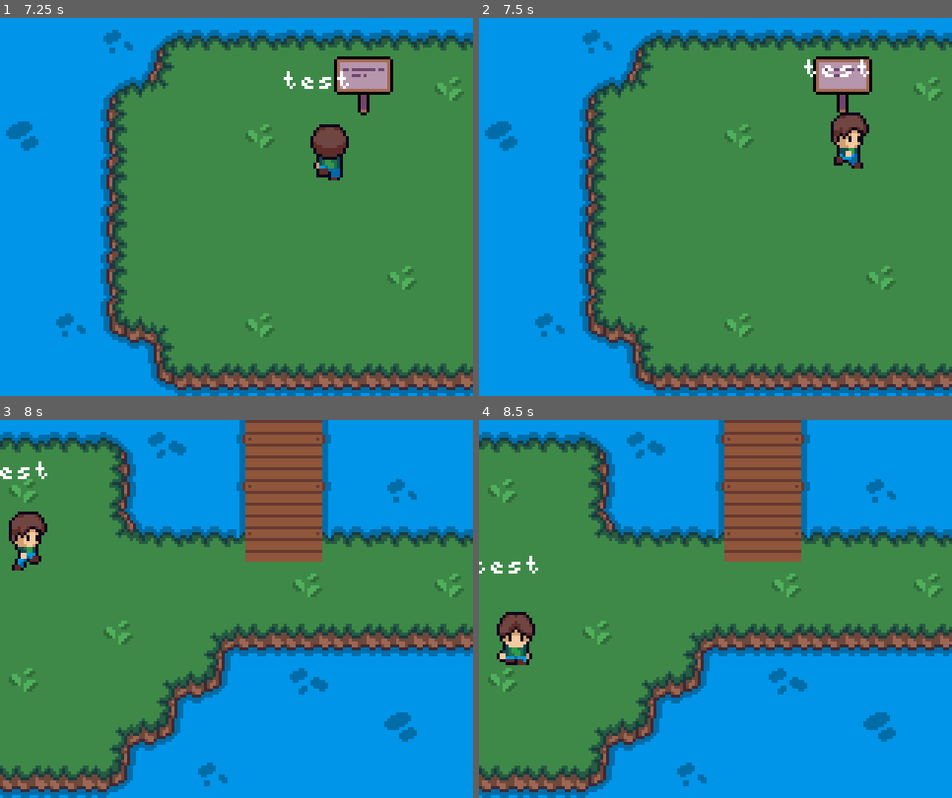
Above: before the commit, frames 1-4 (two rows, left to right).
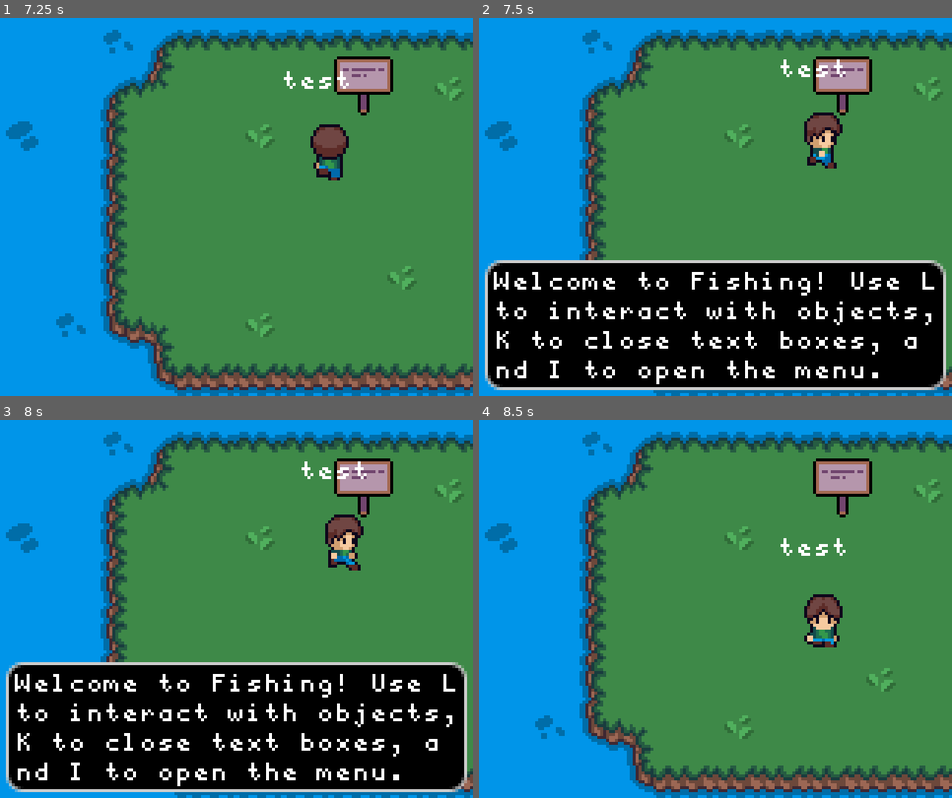
Above: after the commit, the same moments.

Repository: ColinVanderMeer/UntitledFishingGameGodot
Game: Godot game, scene res://mainIsland.tscn
Two runs of this game, one before a commit and one after it. Both use one fixed random seed, a clock stepped at 60 frames per second and the inputs below. The project has no main scene, so this scene is started directly.
Inputs:
- Up to frame 1 (7.25 s): tap Enter at 0.5 s; hold Right (ui_right) 0.53-1.28 s; tap E (interact) every 0.75 s from 0.6 to 6.6 s; hold Down (ui_down) 1.28-2.03 s; hold Right (ui_right) 2.03-2.78 s; hold Up (ui_up) 2.78-3.53 s; hold Left (ui_left) 3.53-5.03 s; hold Down (ui_down) 5.03-5.78 s; hold Right (ui_right) 5.78-6.53 s; hold Up (ui_up) from 6.53 s (still down)
- Up to frame 2 (7.5 s): release Up (ui_up) at 7.28 s; hold Right (ui_right) from 7.28 s (still down); tap E (interact) at 7.35 s
- Up to frame 3 (8 s): keep holding Right (ui_right)
- Up to frame 4 (8.5 s): release Right (ui_right) at 8.03 s; hold Down (ui_down) from 8.03 s (still down); tap E (interact) at 8.1 s

Frame 1 is identical in both runs. In frame 2, 35% of the frame differs, in the area x 1-99%, y 10-99%; in frame 3, 79%, in the area x 0-100%, y 0-100%; in frame 4, 77%.

Commit message:
Make fish list

Diff:
--- /dev/null
+++ b/fish_display.gd
@@ -0,0 +1,6 @@
+extends Area2D
+
+@export var interact_type = "fish_display"
+@export var frame_num: int
+@export var current_fish: Global.fish_list
+@export var weight: float
--- a/global.gd
+++ b/global.gd
@@ -2,3 +2,5 @@
 
 var interact = false # I should add a punch card...
 var player_spawn_position = Vector2.ZERO
+
+enum fish_list {clown, cod, salmon, pufferfish, tuna, sea_bass, catfish, pig_fish, singing_fish, machine_fish, drimp, shark, orpheus, at_fish, magical_frog}
--- a/interact_area.tscn
+++ b/interact_area.tscn
@@ -3,6 +3,7 @@
 [ext_resource type="Script" uid="uid://bosh1ciewx1gk" path="res://interact_area.gd" id="1_ix586"]
 
 [sub_resource type="RectangleShape2D" id="RectangleShape2D_1ecfl"]
+size = Vector2(16, 32)
 
 [node name="InteractArea" type="Area2D"]
 collision_layer = 2
--- a/shop.tscn
+++ b/shop.tscn
@@ -6,7 +6,9 @@
 [ext_resource type="Script" uid="uid://dl5tqwls5bk8p" path="res://scene_change.gd" id="4_8kdgp"]
 [ext_resource type="Texture2D" uid="uid://o4ua42msu3ew" path="res://assets/fishtank.png" id="5_gmb2m"]
 [ext_resource type="Texture2D" uid="uid://desx6lkavlq0" path="res://assets/FishFrame.png" id="6_8kdgp"]
+[ext_resource type="Script" uid="uid://b8hflqyw0dblf" path="res://fish_display.gd" id="6_myf4l"]
 [ext_resource type="Texture2D" uid="uid://dw53nbpaxlfhq" path="res://assets/Fish/Clown.png" id="7_8kdgp"]
+[ext_resource type="Script" uid="uid://bosh1ciewx1gk" path="res://interact_area.gd" id="8_p5a0g"]
 
 [sub_resource type="RectangleShape2D" id="RectangleShape2D_myf4l"]
 size = Vector2(20, 4)
@@ -14,10 +16,106 @@
 [sub_resource type="RectangleShape2D" id="RectangleShape2D_fgaav"]
 size = Vector2(20, 4)
 
+[sub_resource type="RectangleShape2D" id="RectangleShape2D_1ecfl"]
+size = Vector2(16, 32)
+
 [node name="Node2D" type="Node2D"]
 
 [node name="TileMapLayer" type="TileMapLayer" parent="."]
 tile_set = ExtResource("1_fgaav")
+
+[node name="Player" parent="." instance=ExtResource("3_gmb2m")]
+position = Vector2(98, 107)
+
+[node name="Transitions" type="Node2D" parent="."]
+
+[node name="Shop" type="Area2D" parent="Transitions"]
+collision_layer = 4
+collision_mask = 0
+script = ExtResource("4_8kdgp")
+direction = 4
+map = "uid://bjgolrncoxa5f"
+custom_coordinates = Vector2(104, 43)
+
+[node name="CollisionShape2D" type="CollisionShape2D" parent="Transitions/Shop"]
+position = Vector2(40, 133)
+shape = SubResource("RectangleShape2D_myf4l")
+
+[node name="Bathroom" type="Area2D" parent="Transitions"]
+collision_layer = 4
+collision_mask = 0
+script = ExtResource("4_8kdgp")
+direction = 4
+map = "uid://ctp8gcbbwt2r"
+custom_coordinates = Vector2(40, 113)
+
+[node name="CollisionShape2D" type="CollisionShape2D" parent="Transitions/Bathroom"]
+position = Vector2(7, -5)
+shape = SubResource("RectangleShape2D_fgaav")
+
+[node name="Entities" type="Node2D" parent="."]
+
+[node name="FishDisplay1" type="Area2D" parent="Entities"]
+position = Vector2(48, 8)
+collision_layer = 2
+collision_mask = 0
+monitoring = false
+script = ExtResource("6_myf4l")
+
+[node name="CollisionShape2D" type="CollisionShape2D" parent="Entities/FishDisplay1"]
+shape = SubResource("RectangleShape2D_1ecfl")
+
+[node name="Frame" type="Sprite2D" parent="Entities/FishDisplay1"]
+texture = ExtResource("6_8kdgp")
+
+[node name="Fish" type="Sprite2D" parent="Entities/FishDisplay1/Frame"]
+texture = ExtResource("7_8kdgp")
+
+[node name="FishDisplay2" type="Area2D" parent="Entities"]
+position = Vector2(80, 8)
+collision_layer = 2
+collision_mask = 0
+monitoring = false
+
+[node name="CollisionShape2D" type="CollisionShape2D" parent="Entities/FishDisplay2"]
+shape = SubResource("RectangleShape2D_1ecfl")
+
+[node name="Frame" type="Sprite2D" parent="Entities/FishDisplay2"]
+texture = ExtResource("6_8kdgp")
+
+[node name="Fish" type="Sprite2D" parent="Entities/FishDisplay2/Frame"]
+texture = ExtResource("7_8kdgp")
+
+[node name="FishDisplay3" type="Area2D" parent="Entities"]
+position = Vector2(112, 8)
+collision_layer = 2
+collision_mask = 0
+monitoring = false
+
+[node name="CollisionShape2D" type="CollisionShape2D" parent="Entities/FishDisplay3"]
+shape = SubResource("RectangleShape2D_1ecfl")
+
+[node name="Frame" type="Sprite2D" parent="Entities/FishDisplay3"]
+texture = ExtResource("6_8kdgp")
+
+[node name="Fish" type="Sprite2D" parent="Entities/FishDisplay3/Frame"]
+texture = ExtResource("7_8kdgp")
+
+[node name="FishTank" type="Area2D" parent="Entities"]
+position = Vector2(8, 83)
+collision_layer = 2
+collision_mask = 0
+monitoring = false
+script = ExtResource("8_p5a0g")
+interact_type = "text_box"
+interact_value = "Look at all those fishies
+You've caught <num> fishes so far"
+
+[node name="CollisionShape2D" type="CollisionShape2D" parent="Entities/FishTank"]
+shape = SubResource("RectangleShape2D_1ecfl")
+
+[node name="Tank" type="Sprite2D" parent="Entities/FishTank"]
+texture = ExtResource("5_gmb2m")
 
 [node name="TextBox" type="Panel" parent="." groups=["TextBox"]]
 visible = false
@@ -33,67 +131,11 @@
 offset_top = 3.0
 offset_right = 153.0
 offset_bottom = 42.0
-theme_override_constants/line_spacing = 1
 text = "Welcome to Fishing! Use L
 to interact with objects,
 K to close text boxes,
 and I to open the menu."
-
-[node name="Player" parent="." instance=ExtResource("3_gmb2m")]
-position = Vector2(98, 107)
-
-[node name="Transitions" type="Node2D" parent="."]
-
-[node name="Shop" type="Area2D" parent="Transitions"]
-collision_layer = 4
-collision_mask = 0
-script = ExtResource("4_8kdgp")
-direction = 4
-map = "uid://bjgolrncoxa5f"
-custom_coordinates = Vector2(104, 43)
-
-[node name="CollisionShape2D" type="CollisionShape2D" parent="Transitions/Shop"]
-position = Vector2(40, 133)
-shape = SubResource("RectangleShape2D_myf4l")
-
-[node name="Bathroom" type="Area2D" parent="Transitions"]
-collision_layer = 4
-collision_mask = 0
-script = ExtResource("4_8kdgp")
-direction = 4
-map = "uid://ctp8gcbbwt2r"
-custom_coordinates = Vector2(40, 113)
-
-[node name="CollisionShape2D" type="CollisionShape2D" parent="Transitions/Bathroom"]
-position = Vector2(7, -5)
-shape = SubResource("RectangleShape2D_fgaav")
-
-[node name="Entities" type="Node2D" parent="."]
-
-[node name="FishTank" type="Sprite2D" parent="Entities"]
-position = Vector2(8, 83)
-texture = ExtResource("5_gmb2m")
-
-[node name="FishDisplay1" type="Sprite2D" parent="Entities"]
-position = Vector2(48, 8)
-texture = ExtResource("6_8kdgp")
-
-[node name="Fish" type="Sprite2D" parent="Entities/FishDisplay1"]
-texture = ExtResource("7_8kdgp")
-
-[node name="FishDisplay2" type="Sprite2D" parent="Entities"]
-position = Vector2(80, 8)
-texture = ExtResource("6_8kdgp")
-
-[node name="Fish" type="Sprite2D" parent="Entities/FishDisplay2"]
-texture = ExtResource("7_8kdgp")
-
-[node name="FishDisplay3" type="Sprite2D" parent="Entities"]
-position = Vector2(112, 8)
-texture = ExtResource("6_8kdgp")
-
-[node name="Fish" type="Sprite2D" parent="Entities/FishDisplay3"]
-texture = ExtResource("7_8kdgp")
+autowrap_mode = 1
 
 [node name="Greyboxing" type="Control" parent="."]
 layout_mode = 3
@@ -165,3 +207,31 @@
 offset_left = 40.0
 offset_right = 56.0
 offset_bottom = 16.0
+
+[node name="Fish List" type="Label" parent="Greyboxing"]
+offset_left = 15.0
+offset_top = 17.0
+offset_right = 95.0
+offset_bottom = 40.0
+theme = ExtResource("2_6lah5")
+text = "List of fish: 15
+Common:
+X Clown
+- Cod
+- Salmon
+- PufferFish
+- Tuna
+- Sea Bass
+- Catfish
+
+Rare:
+- Pig fish (bluebell)
+- Singing Fish (hatsune miku)
+- Machine Fish (v1 ultrakill)
+- Drimp (cruelty squad)
+- Shark (Blahaj)
+
+Hack Rare:
+- Orpheus
+X at_fish
+X Magical Frog"
Not shown, added: fish_display.gd.uid
Not shown: 1 places in shop.tscn that only renumber resources
